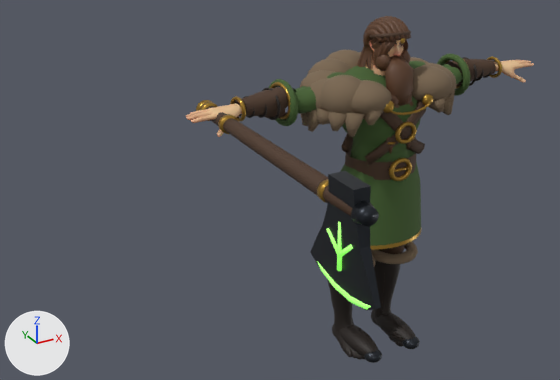
A saved change to the glTF model public/models/heroes/timber_v4.glb.
Both versions are drawn from a 50 mm camera at (-2.46, -3.29, 2.79) aimed at (-0.7, -0.09, 1.19). Lighting does not change. The marker at lower left points along +X, +Y and +Z. The first picture is the older version. Vertices at exactly the same position are counted once.

Names of what the first picture shows: 'timber'.
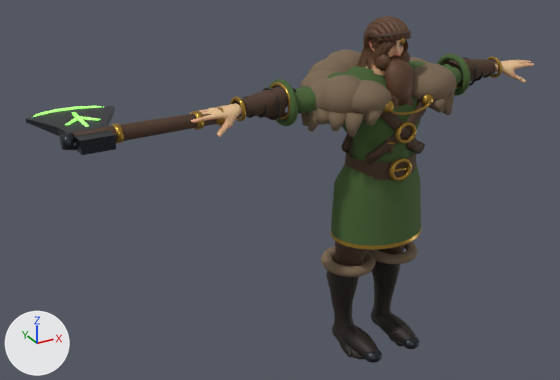
Diff of the bpy script that builds the scene:
```diff
--- a/public/models/heroes/timber_v4.glb.py
+++ b/public/models/heroes/timber_v4.glb.py
@@ me_sphere_005_retopology_004 @@
 # used by ob_timber; location = (0.0, 0.0, 0.0)
-me_sphere_005_retopology_004.from_pydata(...)  # 17879 vertices, 33530 faces; spans x -1.13..1.13, y -1.32..0.47, z -0.02..1.99
+me_sphere_005_retopology_004.from_pydata(...)  # 17855 vertices, 33486 faces; spans x -1.81..1.13, y -0.26..0.54, z -0.02..1.99
+# me_sphere_005_retopology_004 part 1: the loose piece of 30 vertices spanning x -1.0..-0.93, y -1.32..-0.85, z 1.18..1.67 is multiplied about its middle by the matrix ((0.0, 0.938, 0.0), (0.0, 0.001, -1.181), (-0.904, 0.0, 0.0)), then moved by (-0.62, 1.34, 0.15)
+# me_sphere_005_retopology_004 part 2: a new loose piece, a 12-sided cut cone along x (radius 0.039 by 0.033 at the low end, 0.052 by 0.045 at the high end) spanning x -1.738..-1.688, y 0.021..0.12, z 1.532..1.618, in mat_timber_steel (dark grey #33373d)
+# me_sphere_005_retopology_004 part 3: the loose piece of 12 vertices spanning x -1.0..-0.98, y -1.1..-1.08, z 1.29..1.5 is multiplied about its middle by the matrix ((-1.18, -0.006, 0.0), (0.0, 0.0, -1.18), (0.006, -1.18, 0.0)), then moved by (-0.6, 1.37, 0.2)
+# me_sphere_005_retopology_004 part 4: the loose piece of 12 vertices spanning x -1.0..-0.98, y -1.09..-0.99, z 1.35..1.44 is multiplied about its middle by the matrix ((-0.756, -0.667, -0.294), (0.66, -0.447, -0.683), (0.309, -0.676, 0.741)), then moved by (-0.64, 1.33, 0.2)
+# me_sphere_005_retopology_004 part 5: the loose piece of 12 vertices spanning x -0.96..-0.94, y -1.09..-0.99, z 1.35..1.44 is multiplied about its middle by the matrix ((-0.754, 0.348, 0.642), (-0.657, -0.726, -0.379), (0.318, -0.674, 0.739)), then moved by (-0.6, 1.33, 0.2)
+# me_sphere_005_retopology_004 part 6: the loose piece of 12 vertices spanning x -1.0..-0.98, y -1.18..-1.08, z 1.35..1.44 is multiplied about its middle by the matrix ((-0.763, 0.353, -0.645), (0.666, 0.726, -0.391), (0.312, -0.687, -0.744)), then moved by (-0.64, 1.41, 0.16)
+# me_sphere_005_retopology_004 part 7: a new loose piece of 48 vertices spanning x -1.81..-1.38, y 0.43..0.54, z 1.56..1.59, in mat_timber_green (green #b4ff8a, glowing green #6fe04a)
+# me_sphere_005_retopology_004 part 8: the loose piece of 48 vertices spanning x -0.99..-0.95, y -1.32..-0.86, z 1.17..1.27 is deleted
+# me_sphere_005_retopology_004 part 9: the loose piece of 24 vertices spanning x -1.02..-0.92, y -0.99..-0.95, z 1.53..1.62 is deleted
+# me_sphere_005_retopology_004 part 10: the loose piece of 24 vertices spanning x -1.01..-0.92, y -1.25..-1.19, z 1.53..1.62 is deleted
+# me_sphere_005_retopology_004 part 11: 108 vertices moved from x -1.02..-0.92, y -0.32..0.25, z 1.53..1.62 to x -1.49..-0.92, y 0.01..0.13, z 1.53..1.62; 24 vertices removed from x -1.01..-0.92, y -1.23..-0.9, z 1.54..1.61; 24 vertices added at x -1.72..-1.54, y 0.03..0.12, z 1.54..1.61
+# other edits to the shape of me_sphere_005_retopology_004 do not show in these pictures
 me_sphere_005_retopology_004.materials.append(mat_mi_superhero_male)
```

Changed parts and their boxes (x1, y1, x2, y2) in the pictures (560 x 380 px; the box of a moved part takes in the faces that stretch with it):
'timber', reshaped (46% wider): before (186, 16, 534, 363); after (26, 16, 534, 363)
part 1 of me_sphere_005_retopology_004, moved or reshaped: before (310, 171, 381, 310); after (26, 106, 116, 155)
part 2 of me_sphere_005_retopology_004, added: after (59, 131, 76, 151)
part 3 of me_sphere_005_retopology_004, moved or reshaped: before (337, 221, 342, 271); after (72, 112, 89, 127)
part 4 of me_sphere_005_retopology_004, moved or reshaped: before (326, 228, 337, 254); after (65, 117, 78, 125)
part 5 of me_sphere_005_retopology_004, moved or reshaped (not visible before): after (79, 116, 101, 121)
part 6 of me_sphere_005_retopology_004, moved or reshaped (not visible afterwards): before (337, 244, 353, 257)
part 7 of me_sphere_005_retopology_004, added: after (33, 106, 102, 117)
part 8 of me_sphere_005_retopology_004, deleted: before (317, 261, 371, 310)
part 9 of me_sphere_005_retopology_004, deleted: before (317, 179, 328, 203)
part 10 of me_sphere_005_retopology_004, deleted: before (351, 201, 379, 226)
part 11 of me_sphere_005_retopology_004, moved or reshaped: before (196, 100, 353, 216); after (73, 107, 225, 144)
